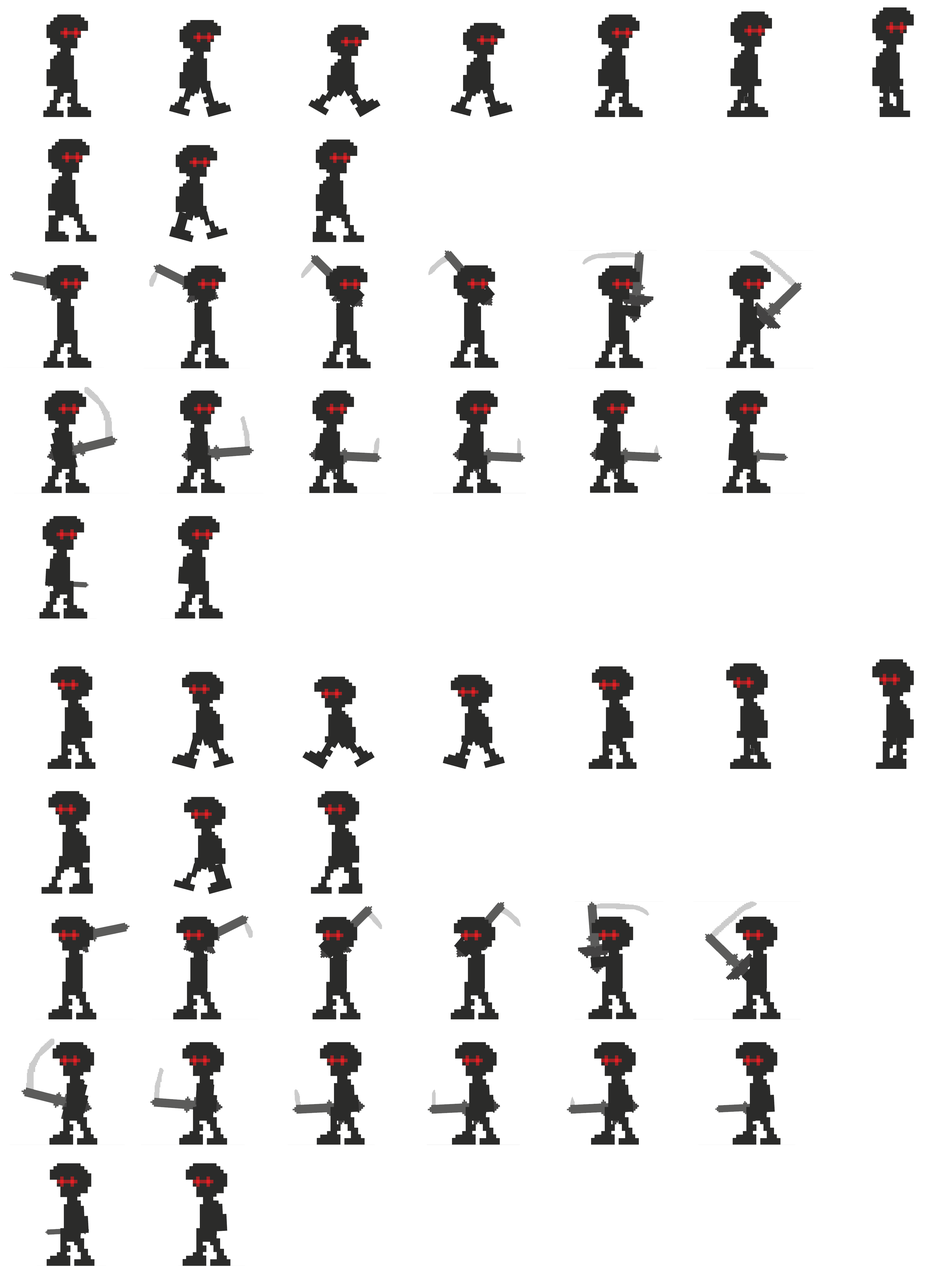
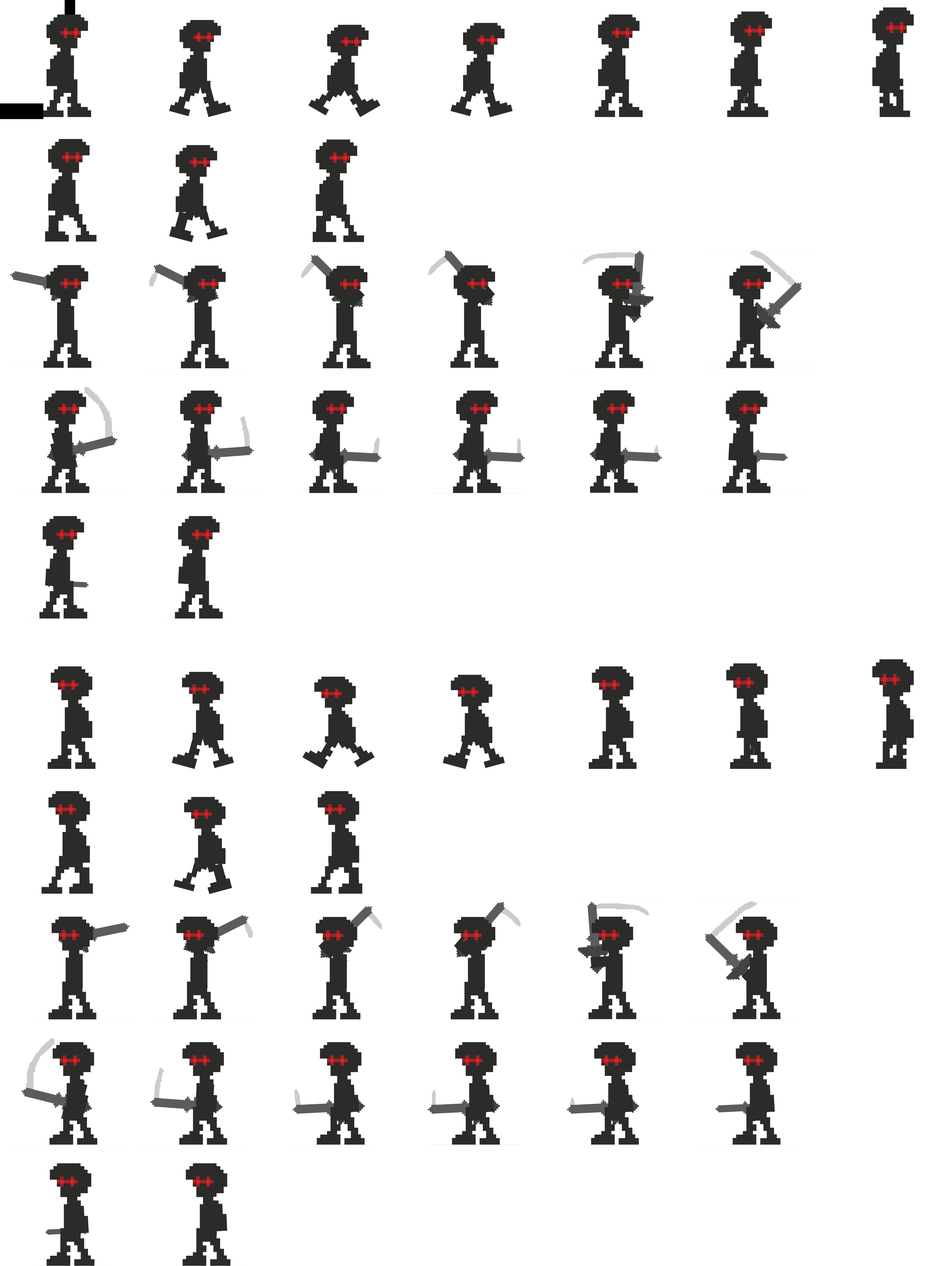
Before/after of a w=950, h=1266 layered artwork. What changed in the layer stack:
added layer "Rechthoek 2" above "Rechthoek 1" over (64, 0, 76, 15)
added layer "Rechthoek 1" above "Laag 51" over (0, 103, 44, 120)
